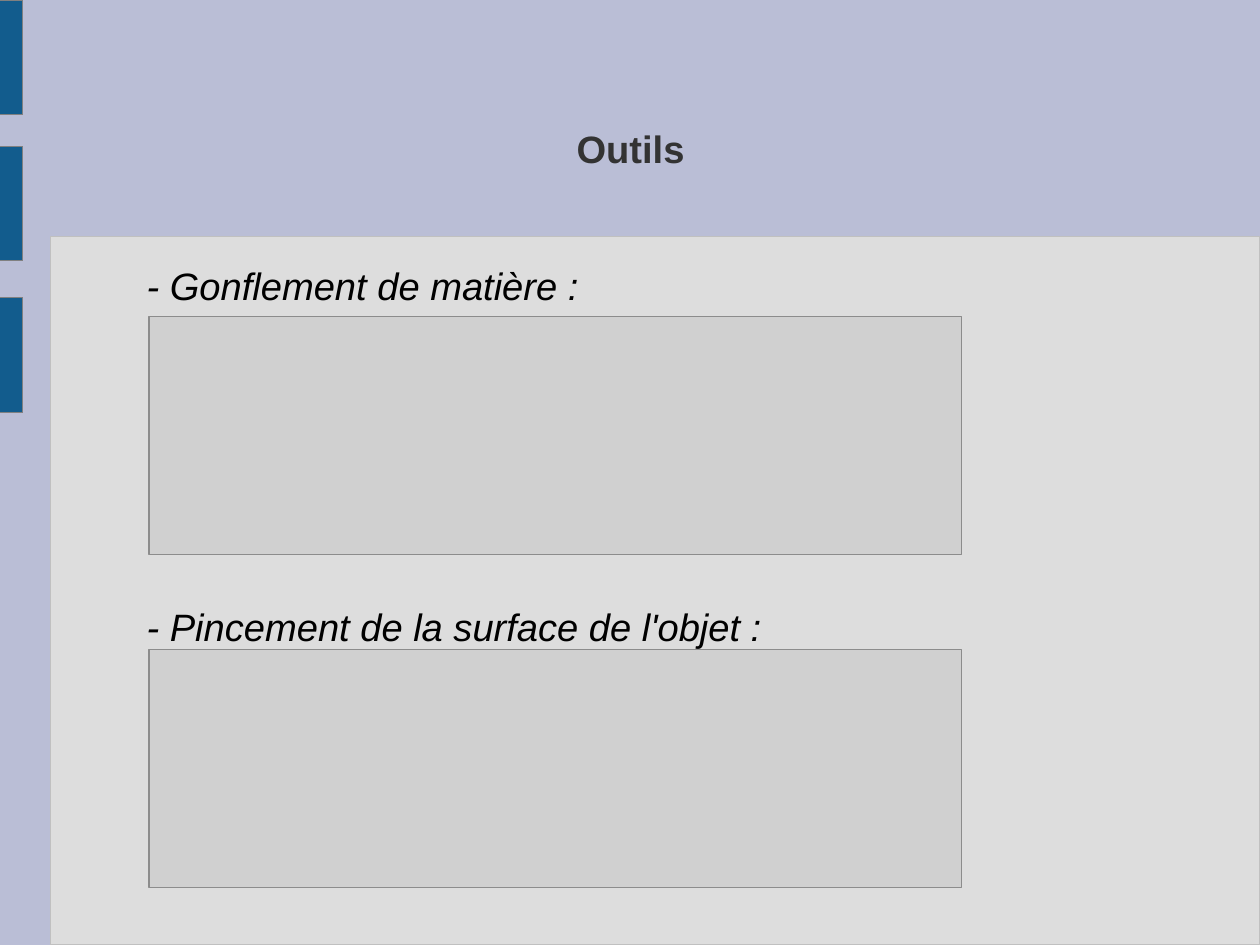
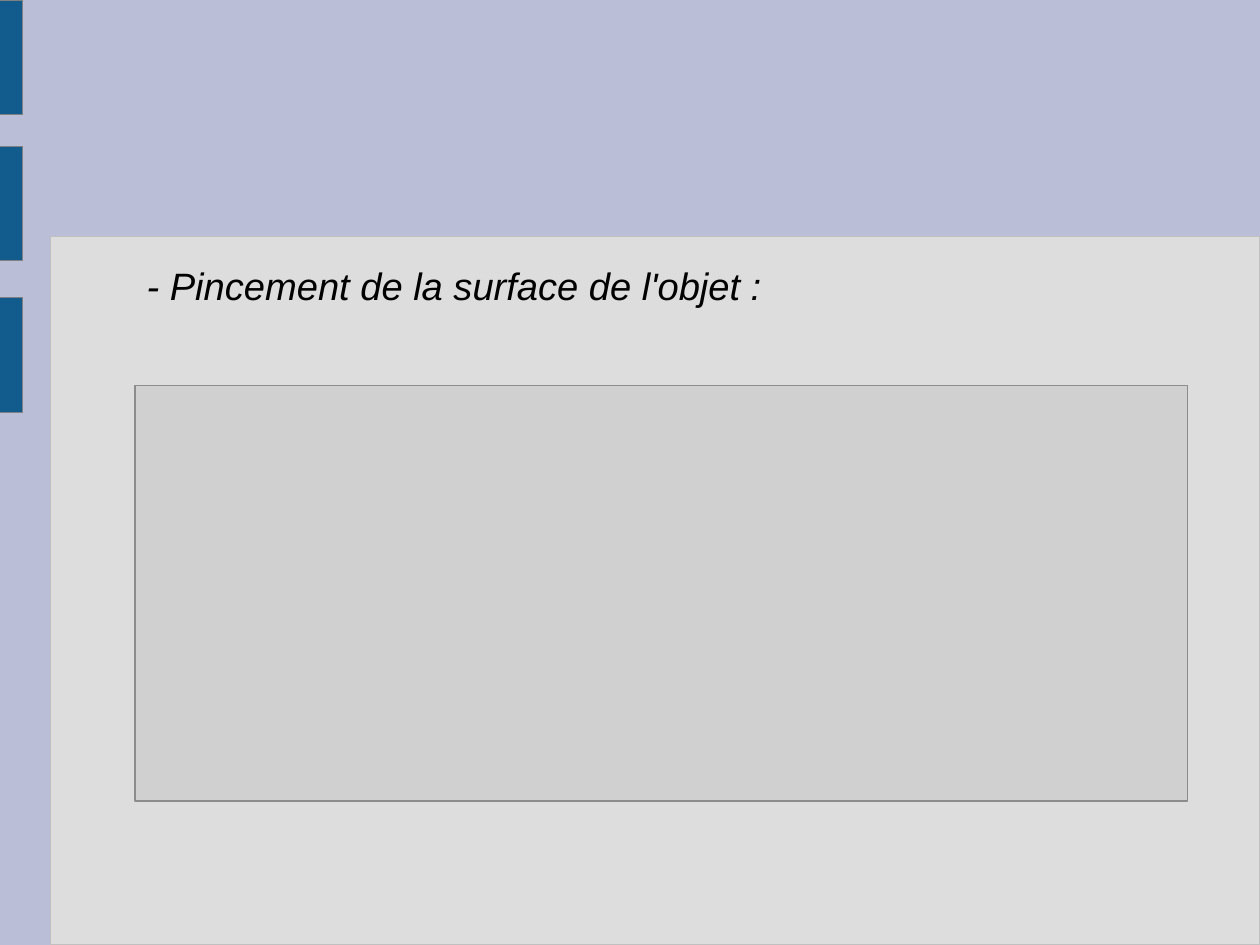
Before and after one commit to slvrgauthier/OpenSculpt, a slide deck: slide 20 of Documentation/Soutenance.odp (slide 18 before the commit). Drawn at 1260x945 pixels with LibreOffice and Linux fonts; fonts in the diff are those of the drawing; grey boxes stand for pictures. Boxes give left, top, right and bottom in pixels: in the first picture for what was removed or moved away, otherwise in the second. Text is boxed around its words. In the diff, an @@ line names an element or a change of style, - is before the commit and + after.

```diff
--- a/Documentation/Soutenance.odp
+++ b/Documentation/Soutenance.odp
@@ title removed at (577,135,685,164) @@
-Outils
@@ text at (170,272,557,301): paragraph removed @@
-- Gonflement de matière :
@@ picture: place and size @@
-picture at (149,317,962,555)
+picture at (135,385,1188,802)
@@ picture removed at (149,649,962,887) @@
```
Also in this commit, not shown: 4 other slides changed, 3 slides added, 1 slide removed, 1 other file.
